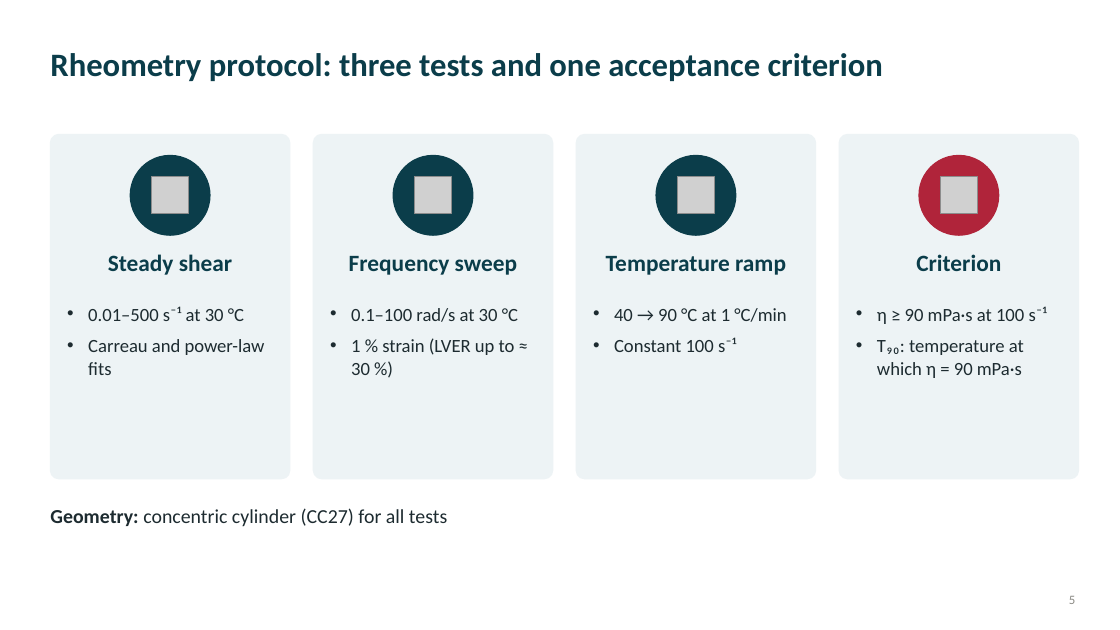
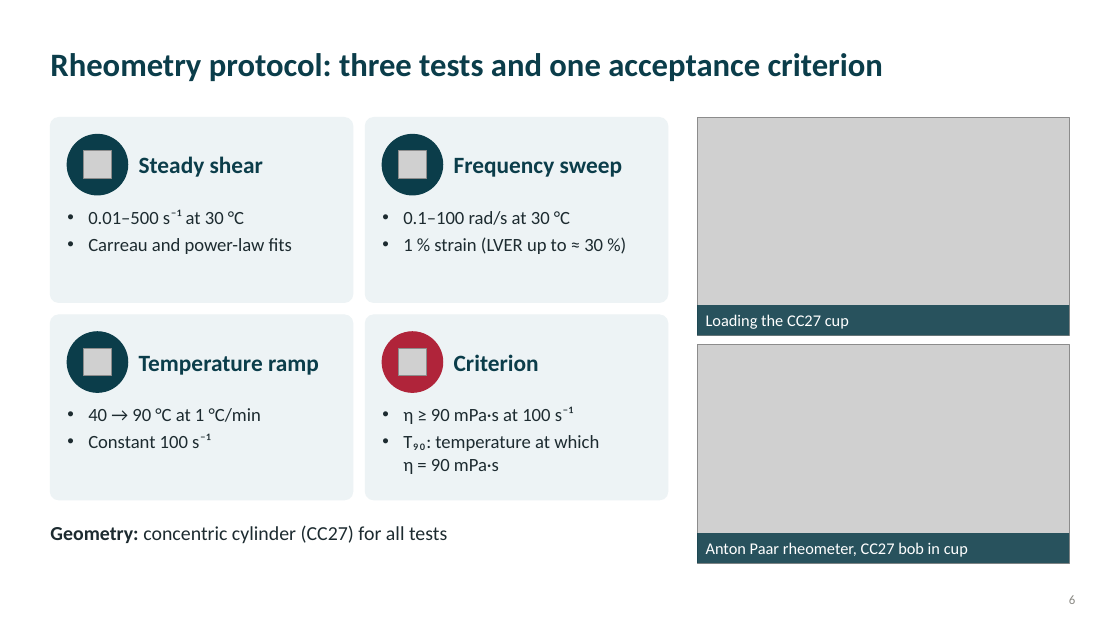
Before and after one commit to 25im0024-lab/waled, a slide deck: slide 6 of reports/rheology-2026-11/presentation/Rheology_Progress_Presentation_2026-11-20.pptx (slide 5 before the commit). Drawn at 1120x630 pixels with LibreOffice and Linux fonts; fonts in the diff are those of the drawing; grey boxes stand for pictures. Boxes give left, top, right and bottom in pixels: in the first picture for what was removed or moved away, otherwise in the second. Text is boxed around its words. In the diff, an @@ line names an element or a change of style, - is before the commit and + after.

```diff
--- a/reports/rheology-2026-11/presentation/Rheology_Progress_Presentation_2026-11-20.pptx
+++ b/reports/rheology-2026-11/presentation/Rheology_Progress_Presentation_2026-11-20.pptx
@@ rounded rectangle: place and size @@
-rounded rectangle at (50,134,290,479)
+rounded rectangle at (50,118,353,302)
@@ rounded rectangle: place and size @@
-rounded rectangle at (313,134,553,479)
+rounded rectangle at (365,118,668,302)
@@ picture added at (697,118,1070,335) @@
@@ ellipse: place and size @@
-ellipse at (130,155,210,235)
+ellipse at (67,134,128,195)
@@ text "Steady shear": place and size @@
-text "Steady shear" at (108,254,232,275)
+text "Steady shear" at (139,156,263,177)
@@ ellipse: place and size @@
-ellipse at (393,155,473,235)
+ellipse at (382,134,443,195)
@@ text "Frequency sweep": place and size @@
-text "Frequency sweep" at (349,256,518,275)
+text "Frequency sweep" at (454,158,623,177)
@@ picture: place and size @@
-picture at (152,177,189,214)
+picture at (83,150,111,178)
@@ picture: place and size @@
-picture at (415,177,452,214)
+picture at (398,150,426,178)
@@ text "0.01–500 s⁻¹ at 30 °C": place and size @@
-text "0.01–500 s⁻¹ at 30 °C" at (88,306,265,375)
+text "0.01–500 s⁻¹ at 30 °C" at (88,209,292,254)
@@ text "0.1–100 rad/s at 30 °C": place and size @@
-text "0.1–100 rad/s at 30 °C" at (351,308,518,375)
+text "0.1–100 rad/s at 30 °C" at (403,211,603,254)
@@ rounded rectangle: place and size @@
-rounded rectangle at (576,134,816,479)
+rounded rectangle at (50,315,353,500)
@@ proportions changed in 4 elements at (50,118,353,302), (365,118,668,302), (50,315,353,500), (365,315,668,500) @@
@@ rounded rectangle: place and size @@
-rounded rectangle at (839,134,1079,479)
+rounded rectangle at (365,315,668,500)
@@ rectangle added at (697,305,1070,335), fill #0B3D4A at 85% opacity @@
@@ text added at (706,314,849,329), 14 pt, text #FFFFFF @@
+Loading the CC27 cup
@@ ellipse: place and size @@
-ellipse at (656,155,736,235)
+ellipse at (67,332,128,392)
@@ picture: place and size @@
-picture at (678,177,715,214)
+picture at (83,348,111,376)
@@ text "Temperature ramp": place and size @@
-text "Temperature ramp" at (606,256,786,275)
+text "Temperature ramp" at (139,356,319,375)
@@ ellipse: place and size @@
-ellipse at (919,155,999,235)
+ellipse at (382,332,443,392)
@@ picture: place and size @@
-picture at (941,177,978,214)
+picture at (398,348,426,376)
@@ alignment centre to left; vertical alignment top to middle in 4 elements at (139,156,263,177), (454,158,623,177), (139,356,319,375), (454,354,539,371) @@
@@ text "Criterion": place and size @@
-text "Criterion" at (916,254,1001,271)
+text "Criterion" at (454,354,539,371)
@@ picture added at (697,344,1070,564) @@
@@ text "40 → 90 °C at ...": place and size @@
-text "40 → 90 °C at ..." at (614,308,786,352)
+text "40 → 90 °C at ..." at (88,408,261,448)
@@ less space between paragraphs in 4 elements at (88,209,292,254), (403,211,603,254), (88,408,261,448), (403,406,599,474) @@
@@ text "η ≥ 90 mPa·s at ...": place and size @@
-text "η ≥ 90 mPa·s at ..." at (877,306,1048,378)
+text "η ≥ 90 mPa·s at ..." at (403,406,599,474)
@@ text "Geometry: concentric cylinder (CC27) for ...": place and size @@
-text "Geometry: concentric cylinder (CC27) for ..." at (50,508,447,526)
+text "Geometry: concentric cylinder (CC27) for ..." at (50,525,447,543)
@@ rectangle added at (697,534,1070,564), fill #0B3D4A at 85% opacity @@
@@ text added at (706,542,968,557), 14 pt, text #FFFFFF @@
+Anton Paar rheometer, CC27 bob in cup
@@ page number at (1069,595,1075,604): text changed @@
-5
+6
```
Also in this commit, not shown: 3 other slides changed, 1 slide added, 9 other files.
